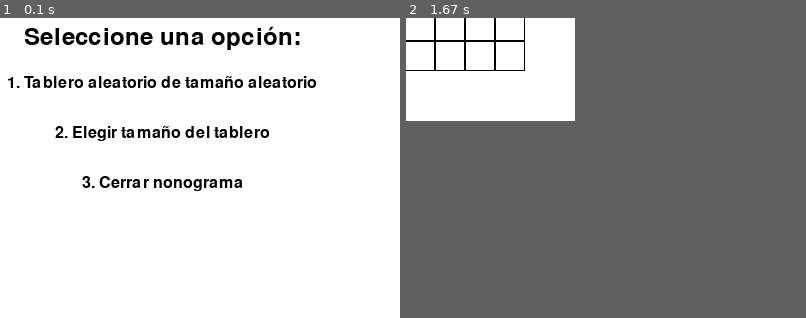
Above: before the commit, frames 1-2 (left to right).
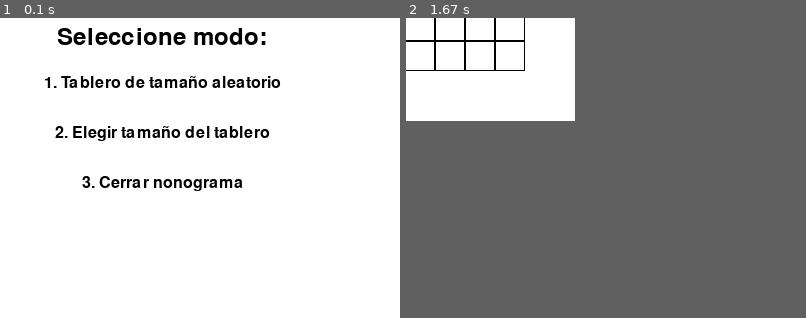
Above: after the commit, the same moments.

Repository: Rodri0819/Proyecto-Nonograma-Pygame
Game: pygame game, started from proyecto/main.py
Same seed, same stepped clock (60 frames per second), same inputs: the game is played once before the commit and once after it.
Inputs (mouse positions are % of the whole screen's width and height, from its top left):
- Up to frame 1 (0.1 s): no input
- Up to frame 2 (1.67 s): tap 1 at 0.33 s; click (13, 25) at 0.72 s; right-click (13, 15) at 1.6 s
The pictures show only the part of the screen within x 30-80%, y 32-82%; the shares and areas given below are measured in that part.

The runs differ from the first frame. In frame 1, 4.1% of the frame differs, in the area x 2-79%, y 2-24%; in frame 2, nothing differs.

Commit message:
Se añadieron comentarios al codigo

Diff:
--- a/proyecto/grid.py
+++ b/proyecto/grid.py
@@ -1,69 +1,93 @@
 from constants import *
-import utils
+import \
+    utils
 
+
+#Clase que representa la cuadrícula del Nonograma
 class Grid:
     def __init__(self, rows, cols, square_size, top_margin, left_margin, screen):
-        self.rows = rows
-        self.cols = cols
-        self.square_size = square_size
-        self.top_margin = top_margin
-        self.left_margin = left_margin
-        self.screen = screen
+        #Inicialización de atributos de la cuadrícula
+        self.rows = rows  #Número de filas del tablero
+        self.cols = cols  #Número de columnas del tablero
+        self.square_size = square_size  #Tamaño de cada celda en la cuadrícula
+        self.top_margin = top_margin  #Margen superior donde comenzará el tablero
+        self.left_margin = left_margin  #Margen izquierdo donde comenzará el tablero
+        self.screen = screen  #Pantalla de Pygame donde se dibuja el tablero
+        #Inicializa la cuadrícula vacía
         self.grid = [[0 for _ in range(cols)] for _ in range(rows)]
         self.win = False
 
+    #Método para dibujar la cuadrícula y las pistas en la pantalla
     def draw(self, row_clues, col_clues):
+        #Rellena toda la pantalla con el color blanco
         self.screen.fill(WHITE)
-        # Dibujar pistas de las filas
+
+        #Dibujar las pistas para las filas
         for i, clues in enumerate(row_clues):
-            text = ' '.join(map(str, clues))
-            clue_surface = FONT.render(text, True, BLACK)
+            text = ' '.join(map(str, clues))  #Convierte las pistas de la fila en una cadena de texto
+            clue_surface = FONT.render(text, True, BLACK)  #Renderiza el texto de las pistas usando la fuente
+            #Coloca las pistas en la pantalla
             self.screen.blit(clue_surface, (10, self.top_margin + i * self.square_size))
-        # Dibujar pistas de las columnas
+
+        #Dibujar las pistas para las columnas
         for i, clues in enumerate(col_clues):
             for j, clue in enumerate(clues):
-                clue_surface = FONT.render(str(clue), True, BLACK)
+                clue_surface = FONT.render(str(clue), True, BLACK)  #Renderiza cada pista de columna como texto
+                #Calcula la posición x e y para colocar la pista en la pantalla
                 x = self.left_margin + i * self.square_size + self.square_size / 2 - 10
                 y = 10 + j * 15
+                #Dibuja las pistas de las columnas en la pantalla
                 self.screen.blit(clue_surface, (x, y))
-        # Dibujar la cuadrícula del jugador
+
+        #Dibujar la cuadrícula del jugador
         for row in range(self.rows):
             for col in range(self.cols):
+                #Define un rectángulo en la cuadrícula con las dimensiones y posición correspondientes
                 rect = pygame.Rect(
                     self.left_margin + col * self.square_size,
                     self.top_margin + row * self.square_size,
                     self.square_size,
                     self.square_size
                 )
-                if self.grid[row][col] == 1:
-                    pygame.draw.rect(self.screen, GRAY, rect)
-                elif self.grid[row][col] == -1:
-                    pygame.draw.rect(self.screen, RED, rect)
-                pygame.draw.rect(self.screen, BLACK, rect, 1)
+                #Dibujar celdas basadas en el estado de cada celda en la cuadrícula
+                if self.grid[row][col] == 1:  #Si la celda está marcada por el jugador
+                    pygame.draw.rect(self.screen, GRAY, rect)  #Rellena la celda con color gris
+                elif self.grid[row][col] == -1:  #Si la celda está marcada incorrectamente
+                    pygame.draw.rect(self.screen, RED, rect)  #Rellena la celda con color rojo
+                pygame.draw.rect(self.screen, BLACK, rect, 1)  #Dibuja el borde negro de la celda
 
+    #Método para manejar los clics del jugador en la cuadrícula
     def handle_click(self, pos, button):
+        #Obtiene las coordenadas x, y del clic del ratón
         x, y = pos
+        #Calcula en qué fila y columna de la cuadrícula se hizo clic
         row = (y - self.top_margin) // self.square_size
         col = (x - self.left_margin) // self.square_size
+
+        #Verifica si el clic está dentro de los límites de la cuadrícula
         if 0 <= row < self.rows and 0 <= col < self.cols:
-            if button == 1:
-                if self.grid[row][col] == 0:
+            if button == 1:  #Si se presionó el botón izquierdo del ratón
+                if self.grid[row][col] == 0:  #Si la celda está vacía, márcala
                     self.grid[row][col] = 1
-                elif self.grid[row][col] == 1:
+                elif self.grid[row][col] == 1:  #Si ya está marcada, cámbiala a incorrecta
                     self.grid[row][col] = -1
-                else:
+                else:  #Si está marcada como incorrecta, vacía la celda
                     self.grid[row][col] = 0
-            elif button == 3:
-                if self.grid[row][col] == 0:
+            elif button == 3:  #Si se presionó el botón derecho del ratón
+                if self.grid[row][col] == 0:  #Si la celda está vacía, márcala como incorrecta
                     self.grid[row][col] = -1
-                elif self.grid[row][col] == -1:
+                elif self.grid[row][col] == -1:  #Si está marcada como incorrecta, márcala
                     self.grid[row][col] = 1
-                else:
+                else:  #Si está marcada, vacía la celda
                     self.grid[row][col] = 0
 
+    #Método para mostrar el mensaje de victoria cuando el jugador gana
     def display_win_message(self, width, height):
+        #Renderiza el mensaje de victoria usando la fuente grande
         win_message = WIN_FONT.render("¡Ganaste!", True, GREEN)
+        #Dibuja el mensaje de victoria en el centro de la pantalla
         self.screen.blit(win_message, (width // 2 - win_message.get_width() // 2, height // 2))
 
+    #Método para obtener el estado actual de la cuadrícula (devuelve la matriz de celdas)
     def get_grid(self):
-        return self.grid
+        return self.grid  #Retorna la cuadrícula actual
--- a/proyecto/menu.py
+++ b/proyecto/menu.py
@@ -1,55 +1,79 @@
-import sys
-from constants import *
+import sys  # Módulo para controlar la salida del sistema y el cierre del programa.
+from constants import *  # Importa las constantes (colores, fuentes, etc.) definidas en 'constants.py'.
 
+
+#Función que muestra el menú principal
 def show_menu(screen, width, height):
+    #Bucle principal del menú
     while True:
+        #Rellena la pantalla con el color blanco
         screen.fill(WHITE)
-        title_surface = MENU_FONT.render("Seleccione una opción:", True, BLACK)
-        option1_surface = FONT.render("1. Tablero aleatorio de tamaño aleatorio", True, BLACK)
+
+        #Renderizado de textos del título y las opciones del menú
+        title_surface = MENU_FONT.render("Seleccione modo:", True, BLACK)
+        option1_surface = FONT.render("1. Tablero de tamaño aleatorio", True, BLACK)
         option2_surface = FONT.render("2. Elegir tamaño del tablero", True, BLACK)
         option3_surface = FONT.render("3. Cerrar nonograma", True, BLACK)
+
+        #Centra los textos
         screen.blit(title_surface, (width - title_surface.get_width() // 2, height - 100))
         screen.blit(option1_surface, (width - option1_surface.get_width() // 2, height - 50))
         screen.blit(option2_surface, (width - option2_surface.get_width() // 2, height))
         screen.blit(option3_surface, (width - option3_surface.get_width() // 2, height + 50))
+
+        #Actualiza la pantalla para que se muestre lo que se a renderizado
         pygame.display.flip()
 
+        #Captura de los eventos
         for event in pygame.event.get():
-            if event.type == pygame.QUIT:
-                pygame.quit()
-                sys.exit()
-            if event.type == pygame.KEYDOWN:
-                if event.key == pygame.K_1:
-                    return "random"
-                elif event.key == pygame.K_2:
-                    return "choose_size"
-                elif event.key == pygame.K_3:
-                    pygame.quit()
-                    sys.exit()
+            if event.type == pygame.QUIT:  #Si se cierra la ventana
+                pygame.quit()  #Cierra Pygame
+                sys.exit()  #Sale del programa
+            if event.type == pygame.KEYDOWN:  #Si se presiona una tecla
+                if event.key == pygame.K_1:  #Si se presiona '1'
+                    return "random"  #Devuelve la opción de tablero aleatorio
+                elif event.key == pygame.K_2:  #Si se presiona '2'
+                    return "choose_size"  #Devuelve la opción para elegir el tamaño del tablero
+                elif event.key == pygame.K_3:  # Si se presiona '3'
+                    pygame.quit()  #Cierra Pygame
+                    sys.exit()  #Sale del programa
 
+
+#Función que permite al jugador ingresar el tamaño del tablero
 def get_board_size(screen, width, height):
-    input_active = True
-    user_text = ''
+    input_active = True  #Mantener el bucle de entrada activo
+    user_text = ''  #Variable para almacenar el texto ingresado por el usuario
+
+    #Bucle para capturar la entrada del usuario
     while input_active:
-        screen.fill(WHITE)
+        screen.fill(WHITE)  #Rellena la pantalla con el color blanco
+
+        #Renderiza el mensaje para ingresar el tamaño del tablero
         prompt_surface = FONT.render("Ingrese el tamaño del tablero (ejemplo: 5x5):", True, BLACK)
+        #Renderiza el texto ingresado por el usuario
         input_surface = FONT.render(user_text, True, BLACK)
+
+        #Posiciona ambos textos en el centro
         screen.blit(prompt_surface, (width // 2 - prompt_surface.get_width() // 2, height // 2 - 50))
         screen.blit(input_surface, (width // 2 - input_surface.get_width() // 2, height // 2))
+
+        #Actualiza la pantalla para que se muestren los cambios
         pygame.display.flip()
 
+        #Captura los eventos del usuario
         for event in pygame.event.get():
-            if event.type == pygame.QUIT:
-                pygame.quit()
-                sys.exit()
-            if event.type == pygame.KEYDOWN:
-                if event.key == pygame.K_RETURN:
+            if event.type == pygame.QUIT:  #Si se cierra la ventana
+                pygame.quit()  #Cierra Pygame
+                sys.exit()  #Sale del programa
+            if event.type == pygame.KEYDOWN:  #Si se presiona una tecla
+                if event.key == pygame.K_RETURN:  #Si se presiona Enter
                     try:
+                        #Intenta convertir el texto ingresado en el formato filas x columnas
                         rows, cols = map(int, user_text.lower().split('x'))
-                        return rows, cols
-                    except:
-                        user_text = ''
-                elif event.key == pygame.K_BACKSPACE:
-                    user_text = user_text[:-1]
+                        return rows, cols  #Devuelve el número de filas y columnas ingresadas
+                    except:  #Si el formato es incorrecto
+                        user_text = ''  #Borra el texto ingresado para que el usuario intente nuevamente
+                elif event.key == pygame.K_BACKSPACE:  #Si se presiona la tecla de retroceso
+                    user_text = user_text[:-1]  #Borra el último caracter del texto ingresado
                 else:
-                    user_text += event.unicode
+                    user_text += event.unicode  #Agrega el carácter ingresado al texto
--- a/proyecto/nonogram_game.py
+++ b/proyecto/nonogram_game.py
@@ -9,7 +9,7 @@
     def __init__(self):
         pygame.init()
 
-        # Variables iniciales
+        #Variables iniciales
         self.ROWS = DEFAULT_ROWS
         self.COLS = DEFAULT_COLS
         self.SQUARE_SIZE = SQUARE_SIZE
@@ -38,35 +38,35 @@
         self.screen = pygame.display.set_mode((self.WIDTH, self.HEIGHT))
 
     def main_loop(self):
-        while True:  # Bucle externo para reiniciar el juego
-            # Restablecer el tamaño de la pantalla al tamaño del menú
+        while True:  #Bucle externo para reiniciar el juego
+            #Restablecer el tamaño de la pantalla al tamaño del menú
             self.WIDTH = 800
             self.HEIGHT = 600
             self.screen = pygame.display.set_mode((self.WIDTH, self.HEIGHT))
 
-            # Mostrar menú inicial
+            #Mostrar menú inicial
             option = menu.show_menu(self.screen, self.WIDTH // 2, self.HEIGHT // 2)
 
             if option == "random":
-                # Generar tablero aleatorio de tamaño aleatorio
+                #Generar tablero aleatorio de tamaño aleatorio
                 rows = random.randint(5, 10)
                 cols = random.randint(5, 10)
             elif option == "choose_size":
-                # Permitir al usuario ingresar el tamaño del tablero
+                #Permitir al usuario ingresar el tamaño del tablero
                 rows, cols = menu.get_board_size(self.screen, self.WIDTH, self.HEIGHT)
             else:
-                # Opción inválida, salir del juego
+                #Opción inválida, salir del juego
                 pygame.quit()
                 sys.exit()
 
-            # Ajustar tamaño de la pantalla según el tamaño del tablero
+            #Ajustar tamaño de la pantalla según el tamaño del tablero
             self.adjust_screen_size(rows, cols)
 
-            # Generar solución y pistas
+            #Generar solución y pistas
             solution = self.generate_solution(rows, cols)
             row_clues, col_clues = utils.generate_clues(solution, rows, cols)
 
-            # Crear la cuadrícula del juego
+            #Crear la cuadrícula del juego
             grid = Grid(rows, cols, self.SQUARE_SIZE, self.TOP_MARGIN, self.LEFT_MARGIN, self.screen)
 
             running = True
@@ -81,6 +81,6 @@
                 if not grid.win and utils.check_win(grid.get_grid(), solution, rows, cols):
                     grid.display_win_message(self.WIDTH, self.HEIGHT)
                     pygame.display.flip()
-                    pygame.time.delay(2000)  # Esperar 2 segundos
+                    pygame.time.delay(2000)
                     running = False
                 pygame.display.flip()
--- a/proyecto/utils.py
+++ b/proyecto/utils.py
@@ -2,43 +2,46 @@
     row_clues = []
     col_clues = []
 
-    # Generar pistas para las filas
     for row in solution:
-        clues = []
-        count = 0
+        clues = []  #Lista temporal para almacenar las pistas de la fila actual
+        contador = 0  #Contador
         for cell in row:
-            if cell == 1:
-                count += 1
-            elif count > 0:
-                clues.append(count)
-                count = 0
-        if count > 0:
-            clues.append(count)
-        row_clues.append(clues or [0])
+            if cell == 1:  #Si la celda está marcada
+                contador += 1  #Incrementa el contador
+            elif contador > 0:  #Si se encuentra un 0 y hay una secuencia anterior de 1s
+                clues.append(contador)  #Añade la secuencia de 1s a las pistas
+                contador = 0  #Reinicia el contador
+        if contador > 0:  #Si hay una secuencia de'1s al final de la fila
+            clues.append(contador)  #Añádela a las pistas
+        row_clues.append(clues or [0])  #Si no hay pistas, añade 0 para indicar que la fila está vacía
 
-    # Generar pistas para las columnas
+    #Generar pistas para las columnas
     for col in range(cols):
-        clues = []
-        count = 0
+        clues = []  #Lista temporal para almacenar las pistas de la columna actual
+        count = 0  #Contador para contar secuencias de 1 (celdas marcadas)
         for row in range(rows):
-            if solution[row][col] == 1:
-                count += 1
-            elif count > 0:
-                clues.append(count)
-                count = 0
-        if count > 0:
-            clues.append(count)
-        col_clues.append(clues or [0])
+            if solution[row][col] == 1:  #Si la celda está marcada
+                count += 1  #Incrementa el contador
+            elif count > 0:  #Si se encuentra un 0 y hay una secuencia anterior de 1s
+                clues.append(count)  #Añade la secuencia de 1s a las pistas
+                count = 0  #Reinicia el contador
+        if count > 0:  #Si hay una secuencia de 1s al final de la columna
+            clues.append(count)  #Añádela a las pistas
+        col_clues.append(clues or [0])  #Si no hay pistas, añade 0 para indicar que la columna está vacía
 
-    return row_clues, col_clues
+    return row_clues, col_clues  #Devuelve las pistas de filas y columnas
 
+
+#Función para verificar si el jugador ha completado correctamente el Nonograma
 def check_win(grid, solution, rows, cols):
+    #Recorrer cada celda de la cuadrícula y compararla con la solución
     for row in range(rows):
         for col in range(cols):
+            #Verificar si hay una discrepancia entre la cuadrícula y la solución
             if grid[row][col] == 1 and solution[row][col] != 1:
-                return False
+                return False  #Si el jugador ha marcado una celda que no debería estar marcada
             if grid[row][col] == 0 and solution[row][col] == 1:
-                return False
+                return False  #Si el jugador no ha marcado una celda que debería estar marcada
             if grid[row][col] == -1 and solution[row][col] == 1:
-                return False
-    return True
+                return False  #Si el jugador ha marcado como incorrecta una celda que debería estar marcada
+    return True  #Si no se encuentran discrepancias, el jugador ha ganado
